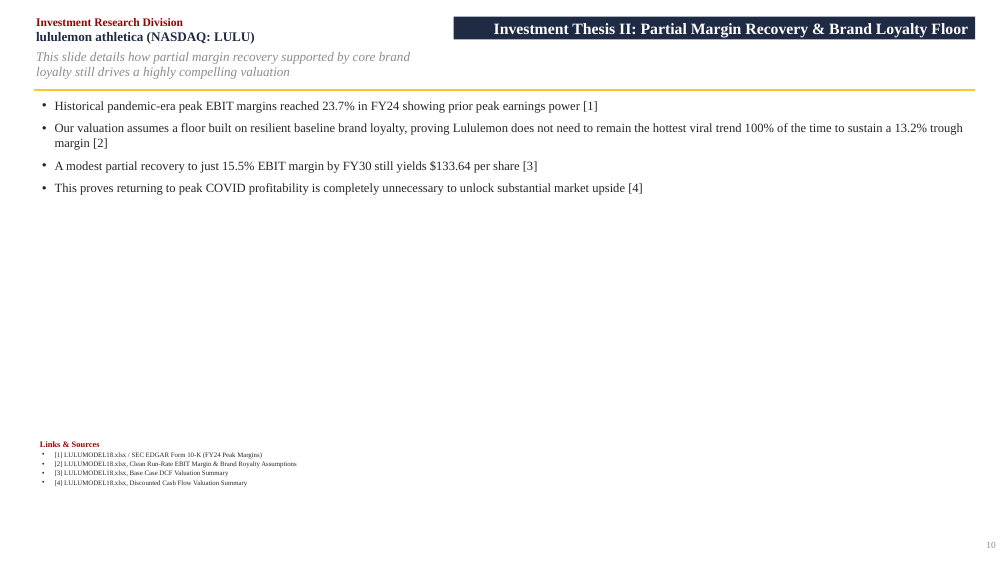
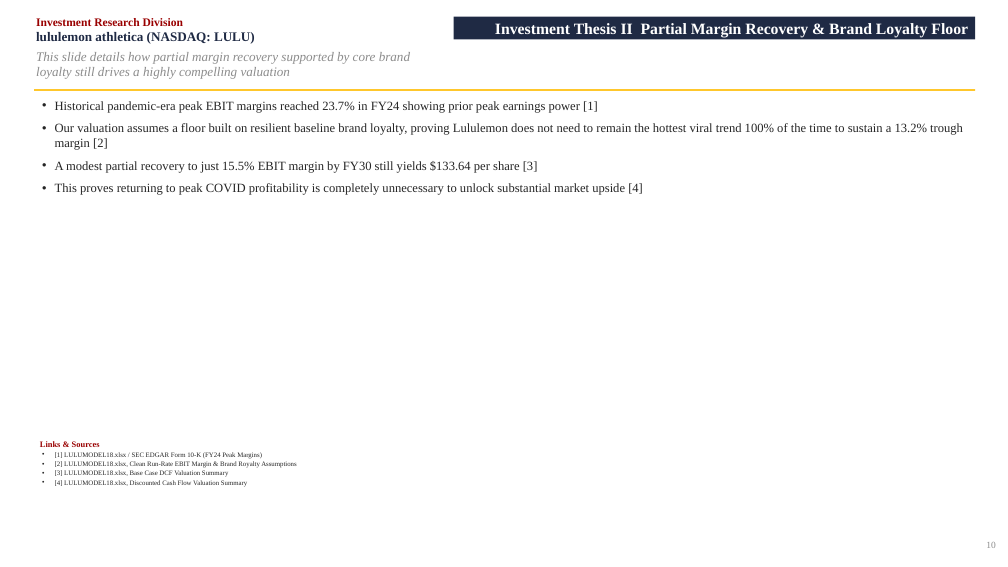
Before and after one commit to vengeanceaiUSC/RM, a slide deck: slide 10 of LULU/LULU_Investment_Pitch_Deck.pptx. Drawn at 1008x567 pixels with LibreOffice and Linux fonts; fonts in the diff are those of the drawing. Boxes give left, top, right and bottom in pixels: in the first picture for what was removed or moved away, otherwise in the second. Text is boxed around its words. In the diff, an @@ line names an element or a change of style, - is before the commit and + after.

```diff
--- a/LULU/LULU_Investment_Pitch_Deck.pptx
+++ b/LULU/LULU_Investment_Pitch_Deck.pptx
@@ text in rectangle at (495,23,968,37): text changed @@
-Investment Thesis II: Partial Margin Recovery & Brand Loyalty Floor
+Investment Thesis II Partial Margin Recovery & Brand Loyalty Floor
```
Also in this commit, not shown: 2 other slides changed, 2 other files.
